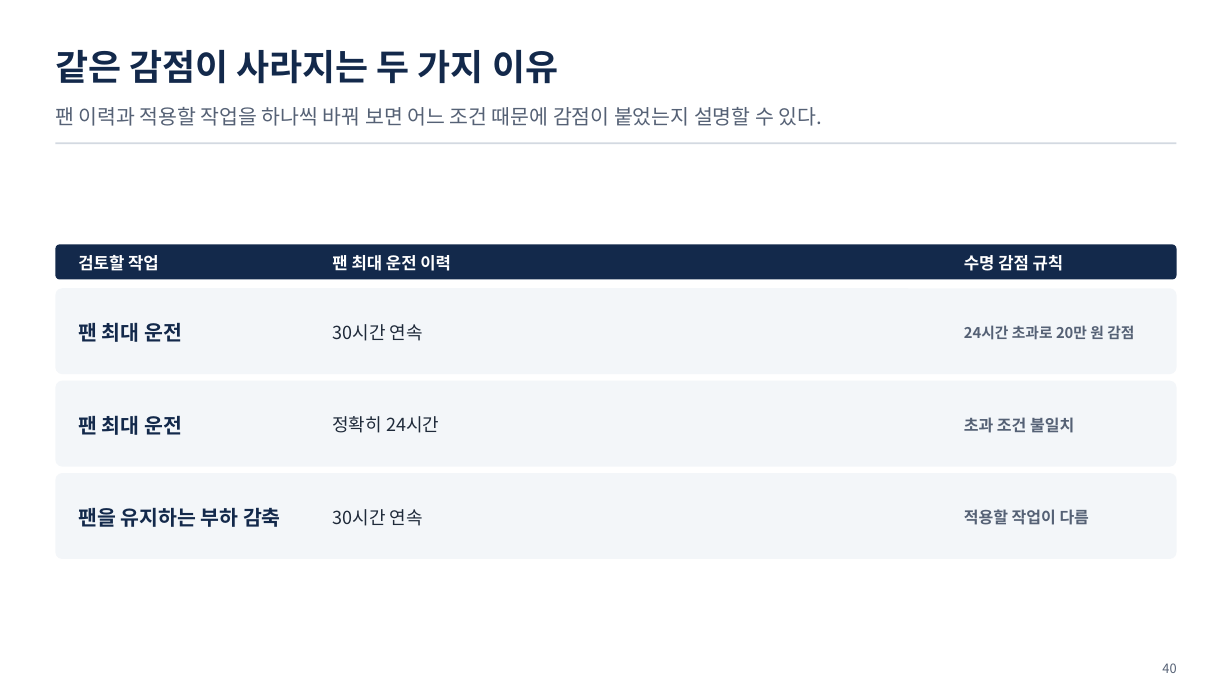
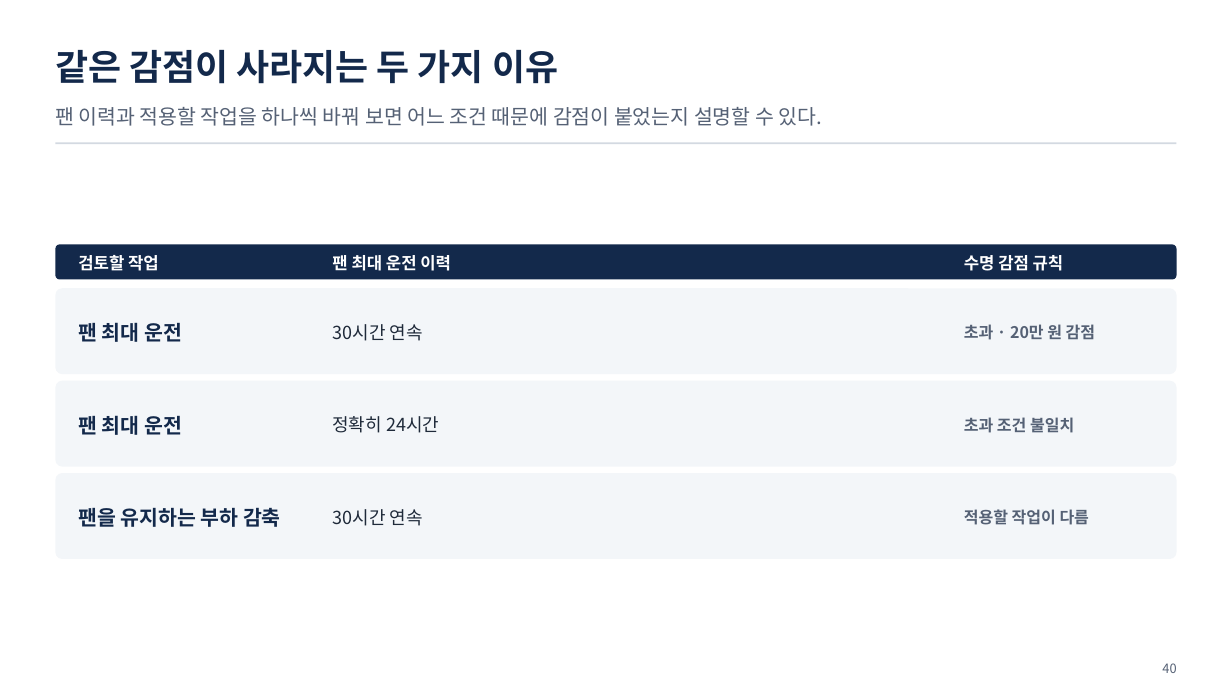
Before and after one commit to uengine-oss/hyd-iot-edu, a slide deck: slide 40 of workspace/강의제작/산출물/통합반/이론/03회차/통합반_03일차.pptx. Drawn at 1232x693 pixels with LibreOffice and Linux fonts; fonts in the diff are those of the drawing. Boxes give left, top, right and bottom in pixels: in the first picture for what was removed or moved away, otherwise in the second. Text is boxed around its words. In the diff, an @@ line names an element or a change of style, - is before the commit and + after.

```diff
--- a/workspace/강의제작/산출물/통합반/이론/03회차/통합반_03일차.pptx
+++ b/workspace/강의제작/산출물/통합반/이론/03회차/통합반_03일차.pptx
@@ text at (964,324,1096,340): text changed; size 11.5 to 12.5 pt @@
-24시간 초과로 20만 원 감점
+초과 · 20만 원 감점
```
Also in this commit, not shown: 1 other slide changed, 8 other files.
